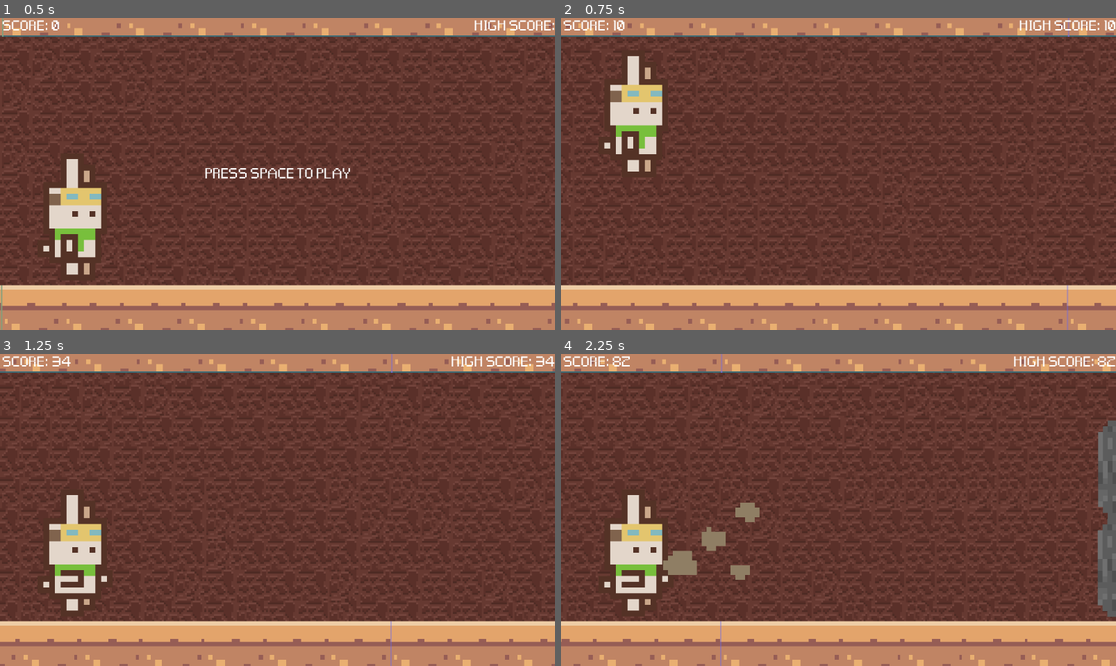
Above: before the commit, frames 1-4 (two rows, left to right).
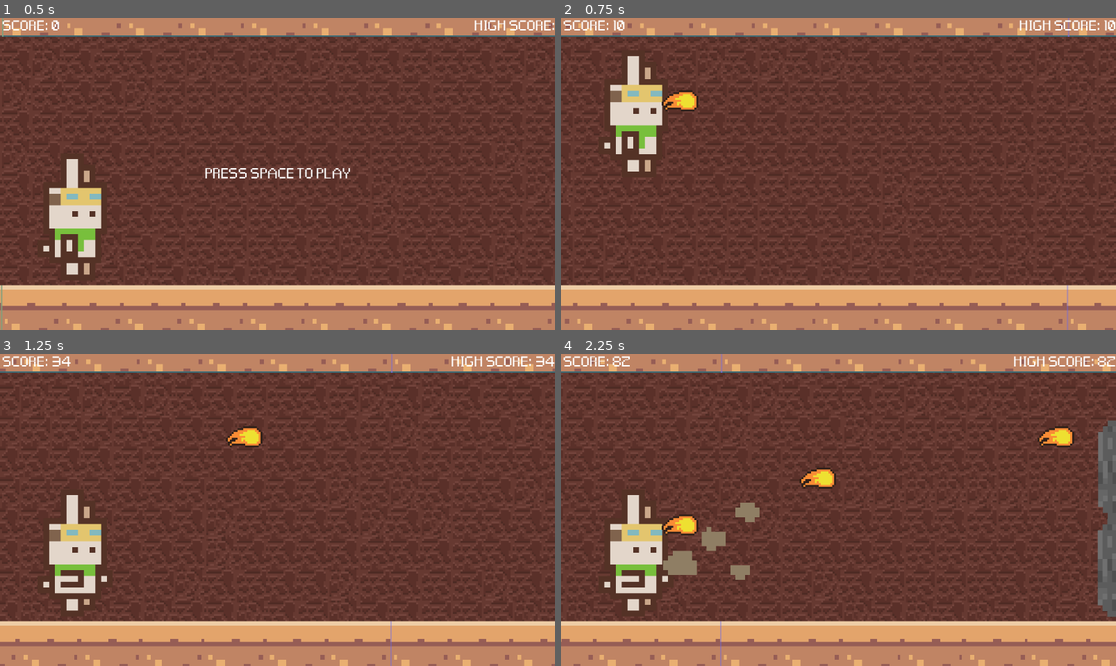
Above: after the commit, the same moments.

Repository: maryandrearv/the-elemental-path
Game: Godot game, scene res://scenes/main.tscn
The game is run twice, just before and just after one commit, with the same random seed, the same clock (stepped at 60 frames per second) and the same inputs. This scene is started directly instead of the project's main scene.
Inputs:
- Up to frame 1 (0.5 s): no input
- Up to frame 2 (0.75 s): tap Space at 0.5 s; tap R (fire) at 0.6 s
- Up to frame 3 (1.25 s): tap Enter (ui_accept) at 0.77 s
- Up to frame 4 (2.25 s): tap E (earth) at 1.35 s; tap Enter (ui_accept) at 1.52 s; tap R (fire) at 1.55, 2.1 s

Frame 1 is identical in both runs. In frame 2, 0.3% of the frame differs, in the area x 18-25%, y 23-31%; in frame 3, 0.3%; in frame 4, 1.0%, in the area x 18-93%, y 23-59%.

Commit message:
Fireballs are now spawning and shooting, but it's slower than player and there's no collision happening.

Diff:
--- a/runner/runner/main.gd
+++ b/runner/runner/main.gd
@@ -19,6 +19,11 @@
 var ground_height : int
 var ceiling_height : int
 var game_running : bool
+
+#fireball components
+const FIREBALL_SPEED = 1000
+@onready var fireball : Node2D = $FireballHolderNode
+@onready var vine : Node2D = $VineHolderNode
 
 #obstacle detection vars
 @onready var player_position: Node2D = $Echo
@@ -220,7 +225,27 @@
 		print("No nearby rock to knock over.")
 
 
-func shoot_fireball():
+func shoot_fireball() -> void:
+	print("Firing fireball")
 	var fire_blast = fireball_scene.instantiate()
-	fire_blast.position = position + Vector2(50, 0)
-	get_tree().current_scene.add_child(fire_blast)
+
+	#Add fireball as child
+	add_child(fire_blast)
+
+	#Fireball ahead of player/Echo
+	fire_blast.position = $Echo.position + Vector2(50, 0)
+
+	#Set fireball to move forward
+	fire_blast.velocity = Vector2(FIREBALL_SPEED, 0)
+
+	#Connect the collision signal and bind fireball to remove
+	fire_blast.connect("body_entered", Callable(self, "fireball_hit").bind(fire_blast))
+
+func fireball_hit(hit_node: Node, fireball: Node) -> void:
+	print("fireball collided with:", hit_node.name)
+
+	if hit_node is StaticBody2D and hit_node.name == "vine":
+		print("fireball hit vine")
+
+		hit_node.call("on_hit")
+		fireball.queue_free()
--- /dev/null
+++ b/runner/runner/scenes/fireball.gd
@@ -0,0 +1,12 @@
+extends Area2D
+
+var velocity = Vector2()
+
+# Called when the node enters the scene tree for the first time.
+func _ready() -> void:
+	pass # Replace with function body.
+
+
+# Called every frame. 'delta' is the elapsed time since the previous frame.
+func _process(delta: float) -> void:
+	position += velocity * delta
--- a/runner/runner/scenes/fireball.tscn
+++ b/runner/runner/scenes/fireball.tscn
@@ -1,8 +1,10 @@
-[gd_scene load_steps=2 format=3 uid="uid://bqvallgj5qt6d"]
+[gd_scene load_steps=3 format=3 uid="uid://bqvallgj5qt6d"]
 
+[ext_resource type="Script" path="res://scenes/fireball.gd" id="1_263ug"]
 [ext_resource type="Texture2D" uid="uid://b4lobrldxa3ru" path="res://sprites/fire_blast.png" id="1_nmg40"]
 
 [node name="Fireball" type="Area2D"]
+script = ExtResource("1_263ug")
 
 [node name="Sprite2D" type="Sprite2D" parent="."]
 texture_filter = 1
--- /dev/null
+++ b/runner/runner/scenes/vine.gd
@@ -0,0 +1,15 @@
+extends StaticBody2D
+
+
+# Called when the node enters the scene tree for the first time.
+func _ready() -> void:
+	pass # Replace with function body.
+
+
+# Called every frame. 'delta' is the elapsed time since the previous frame.
+func _process(delta: float) -> void:
+	pass
+
+func on_hit():
+	#Remove Vine from scene
+	queue_free()
--- a/runner/runner/scenes/vine.tscn
+++ b/runner/runner/scenes/vine.tscn
@@ -1,16 +1,18 @@
-[gd_scene load_steps=2 format=3 uid="uid://c2ioou35gy6qr"]
+[gd_scene load_steps=3 format=3 uid="uid://c2ioou35gy6qr"]
 
 [ext_resource type="Texture2D" uid="uid://brkjgflxxbyo4" path="res://sprites/vine proto 2.png" id="1_akvmh"]
+[ext_resource type="Script" path="res://scenes/vine.gd" id="1_occcl"]
 
 [node name="Vine" type="StaticBody2D"]
+script = ExtResource("1_occcl")
 
 [node name="Sprite2D" type="Sprite2D" parent="."]
 texture_filter = 1
-position = Vector2(-6.08, 197.322)
-scale = Vector2(12.37, 12.37)
+position = Vector2(-6.08, 272.701)
+scale = Vector2(12.37, 17.0812)
 texture = ExtResource("1_akvmh")
 
 [node name="CollisionPolygon2D" type="CollisionPolygon2D" parent="."]
-position = Vector2(-6.08, 197.322)
-scale = Vector2(12.37, 12.37)
+position = Vector2(-8, 282.703)
+scale = Vector2(12.37, 17.4773)
 polygon = PackedVector2Array(5, -16, -6, -16, -4.5, -12.5, -5, -6.25, -2, 0.75, -5.25, 2, -2.5, 7.25, -0.75, 12, 1.25, 13.75, 2.5, 13.75, 2.75, 6.25, 4.75, 3.5)
